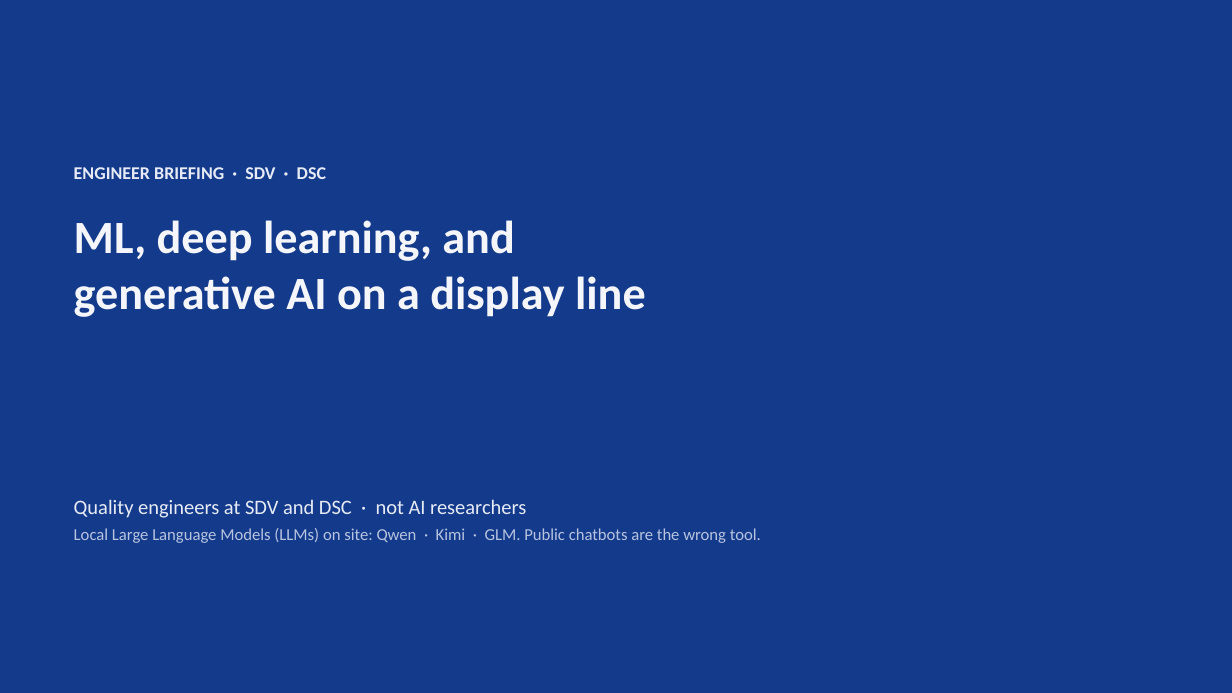
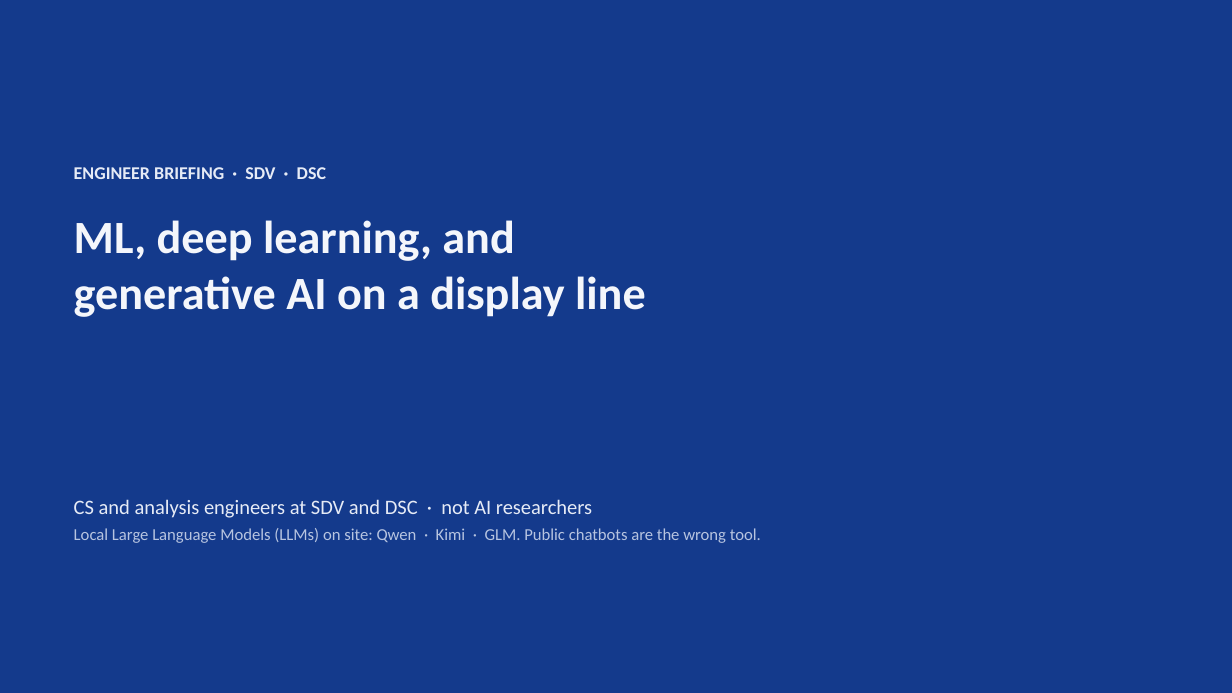
Before and after one commit to beyondlatent/welcome, a slide deck: slide 1 of Display-AI-Briefing-SDV-DSC.pptx. Drawn at 1232x693 pixels with LibreOffice and Linux fonts; fonts in the diff are those of the drawing. Boxes give left, top, right and bottom in pixels: in the first picture for what was removed or moved away, otherwise in the second. Text is boxed around its words. In the diff, an @@ line names an element or a change of style, - is before the commit and + after.

Commit message:
Audience: CS and analysis engineers; copy polish EN/KO/ZH/VI

```diff
--- a/Display-AI-Briefing-SDV-DSC.pptx
+++ b/Display-AI-Briefing-SDV-DSC.pptx
@@ text at <box>74,499,592,518</box>: text changed @@
-Quality engineers at SDV and DSC · not AI researchers
+CS and analysis engineers at SDV and DSC · not AI researchers
```
Also in this commit, not shown: 1 other slide changed, 2 other files.
